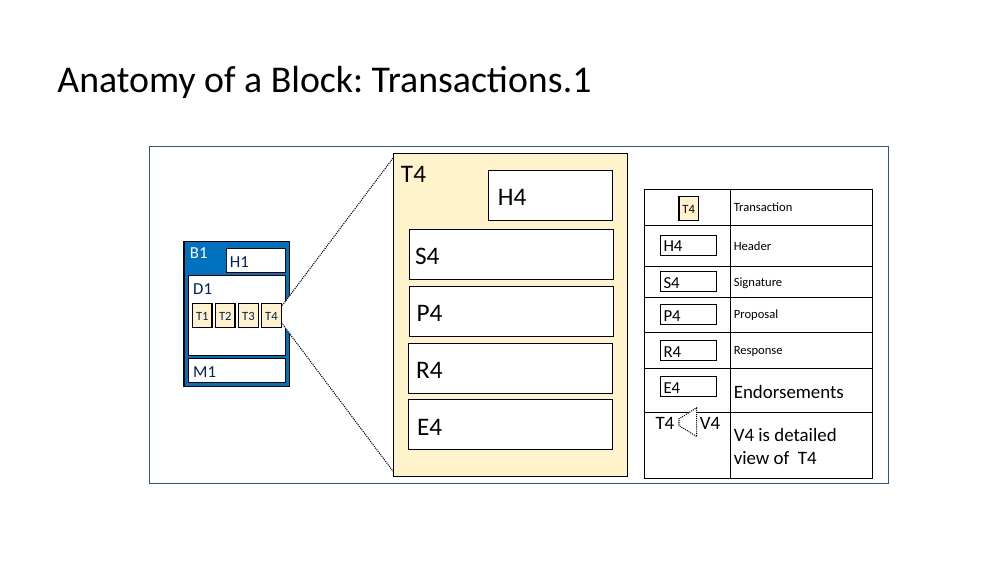
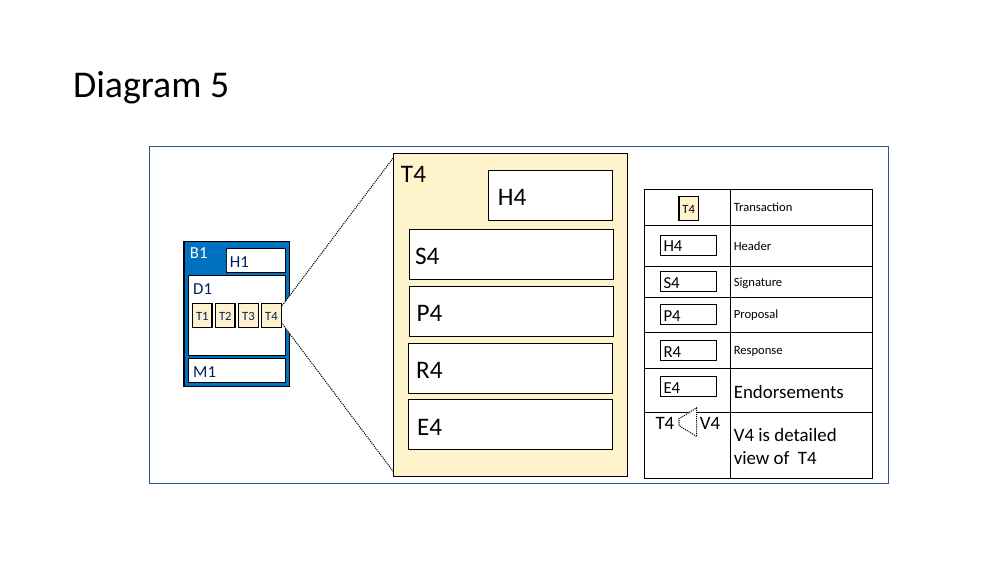
Before and after one commit to hyperledger/fabric, a slide deck: slide 7 of docs/source/diagrams/diagrams.pptx (slide 8 before the commit). Drawn at 1008x567 pixels with LibreOffice and Linux fonts; fonts in the diff are those of the drawing. Boxes give left, top, right and bottom in pixels: in the first picture for what was removed or moved away, otherwise in the second. Text is boxed around its words. In the diff, an @@ line names an element or a change of style, - is before the commit and + after.

Commit message:
FAB-9388: Blockchain Network concept topic
Added links to glossary terms.
Final edits in preparation for +2 review.

```diff
--- a/docs/source/diagrams/diagrams.pptx
+++ b/docs/source/diagrams/diagrams.pptx
@@ title removed at (x1=57, y1=65, x2=592, y2=98) @@
-Anatomy of a Block: Transactions.1
@@ title added at (x1=73, y1=71, x2=229, y2=104), 36 pt, text #000000 @@
+Diagram 5
```
Also in this commit, not shown: 5 other slides changed, 17 slides added, 19 slides removed, 17 other files.
